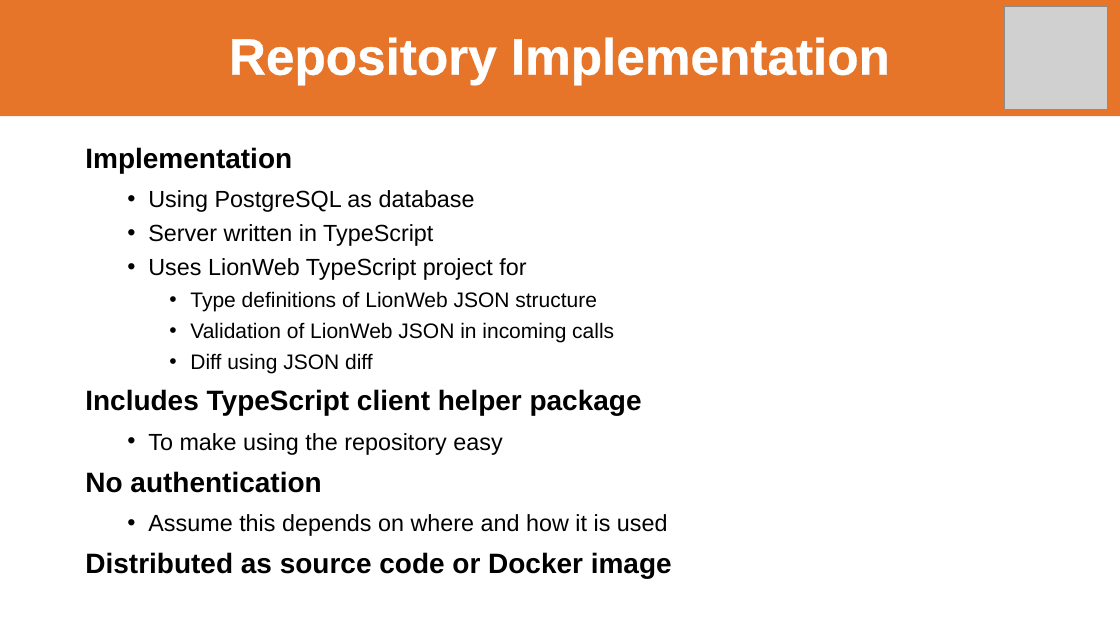
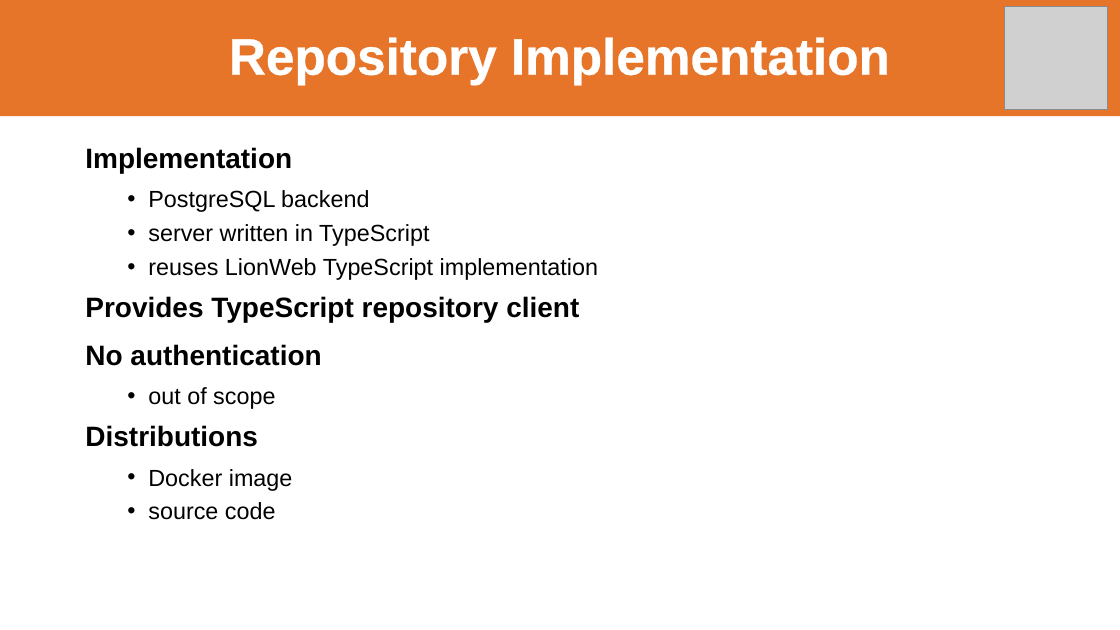
Before and after one commit to LionWeb-io/specification, a slide deck: slide 20 of resources/LangDev 2024 Talk.pptx (slide 13 before the commit). Drawn at 1120x630 pixels with LibreOffice and Linux fonts; fonts in the diff are those of the drawing; grey boxes stand for pictures; background and template pictures are left out. Boxes give left, top, right and bottom in pixels: in the first picture for what was removed or moved away, otherwise in the second. Text is boxed around its words. In the diff, an @@ line names an element or a change of style, - is before the commit and + after.

```diff
--- a/resources/LangDev 2024 Talk.pptx
+++ b/resources/LangDev 2024 Talk.pptx
@@ text at [85,190,598,322]: text changed @@
-  • Using PostgreSQL as database
-  • Server written in TypeScript
-  • Uses LionWeb TypeScript project for
-    • Type definitions of LionWeb JSON structure
-    • Validation of LionWeb JSON in incoming calls
-    • Diff using JSON diff
-Includes TypeScript client helper package
-  • To make using the repository easy
+  • PostgreSQL backend
+  • server written in TypeScript
+  • reuses LionWeb TypeScript implementation
+Provides TypeScript repository client
@@ text at [85,387,293,520]: text changed @@
-  • Assume this depends on where and how it is used
-Distributed as source code or Docker image
+  • out of scope
+Distributions
+  • Docker image
+  • source code
```
Also in this commit, not shown: 20 other slides changed, 1 slide added, 1 slide removed.
